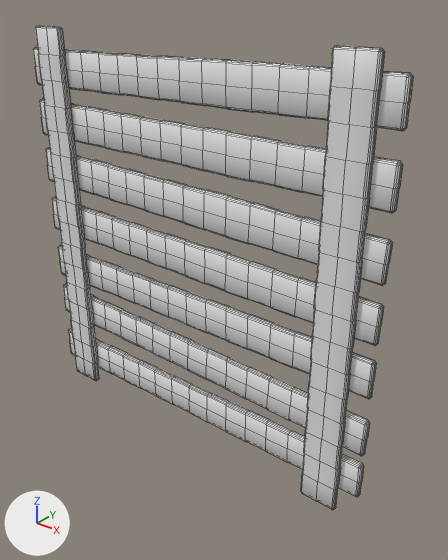
The FBX model Assets/Barricades.fbx as it was, and as the next commit left it.
Camera for both pictures: a camera (50 mm lens) standing at (2.02, -2.17, 2.42) and looking at (0.18, 0.13, 1.0). The axes (+X, +Y, +Z) are drawn at lower left. The lights are the same throughout. The older version comes first. Mesh edges are drawn as thin lines. Where no turn or scale is listed for an object, it has been applied to the vertices.

The first picture shows 'BarricadeWooden'.
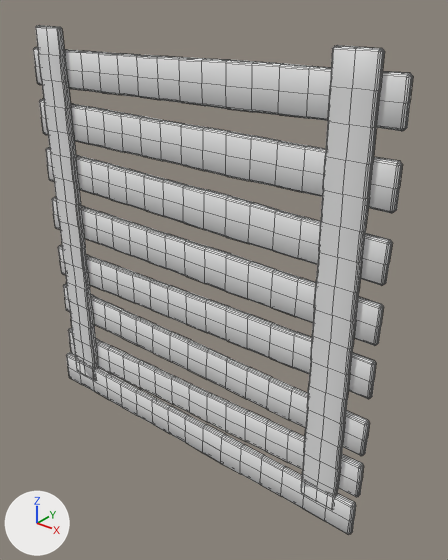
Patch to the scene script:
```diff
--- a/Assets/Barricades.fbx.py
+++ b/Assets/Barricades.fbx.py
@@ me_mesh_001 @@
+me_mesh_001.from_pydata(...)  # 322 vertices, 320 faces; spans x -1.1..1.1, y -0.02..0.02, z -0.1..0.1
@@ ob_barricadewoodendebris @@
+ob_barricadewoodendebris = bpy.data.objects.new('BarricadeWoodenDebris', me_mesh_001)
+ob_barricadewoodendebris.location = (0.0, 0.0, 0.0)
```

Changed parts and their boxes (x1, y1, x2, y2) in the pictures (448 x 560 px):
'BarricadeWoodenDebris', added
    after: (66, 353, 356, 535)
